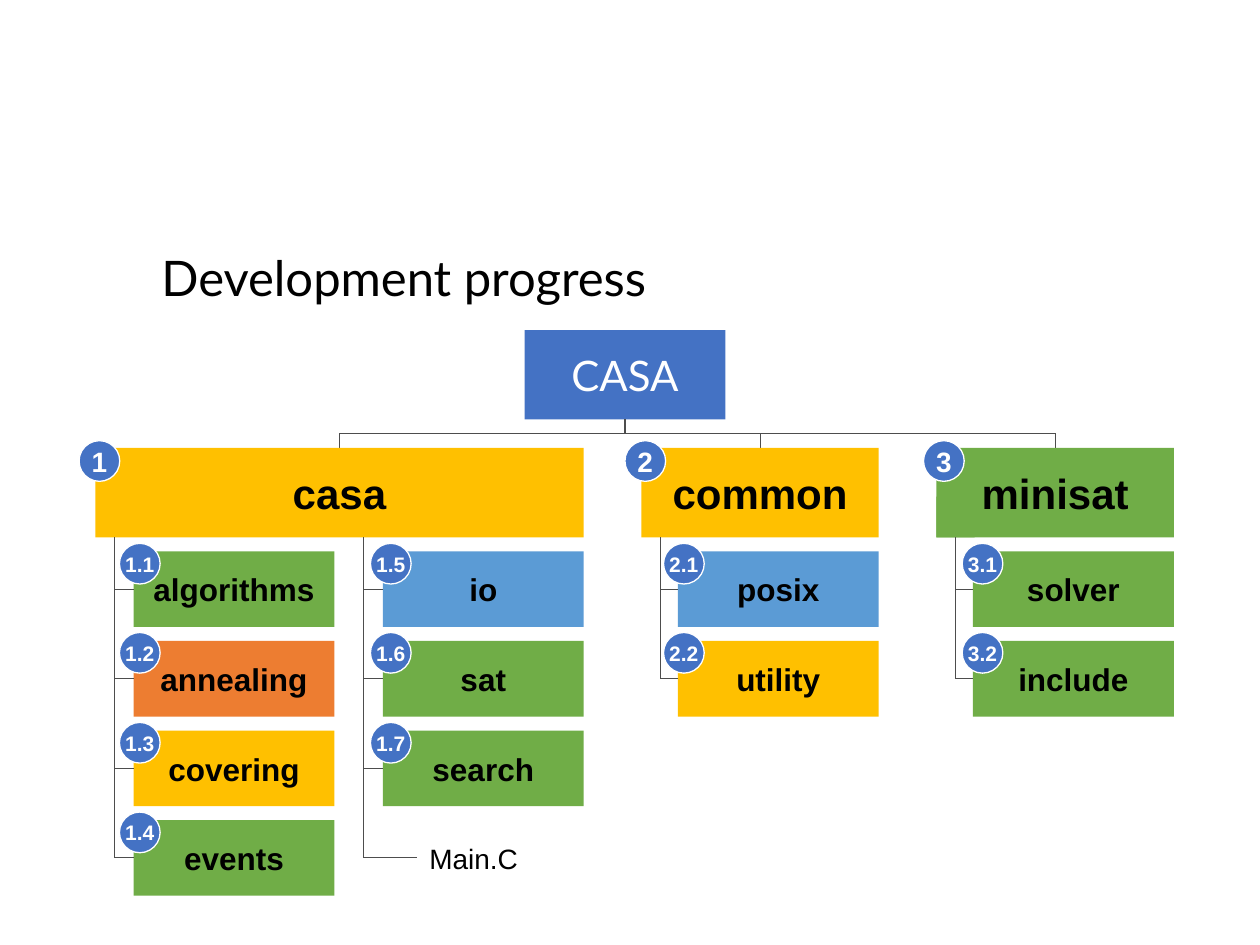
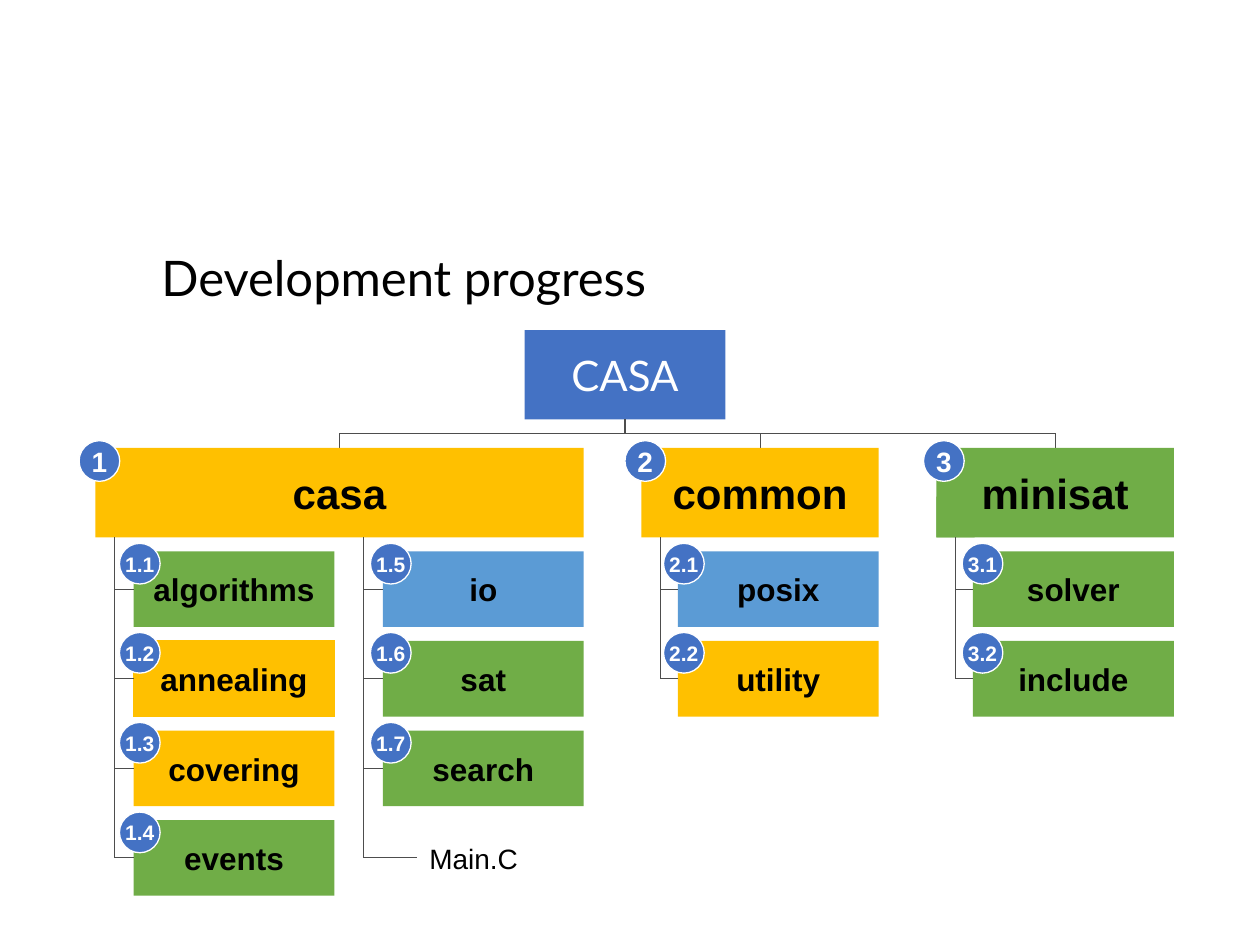
Before and after one commit to Plavit/CASA-refactor, a slide deck: slide 10 of docs/WIP/CASA_May4_v1.pptx. Drawn at 1260x945 pixels with LibreOffice and Linux fonts; fonts in the diff are those of the drawing; background and template pictures are left out. Boxes give left, top, right and bottom in pixels: in the first picture for what was removed or moved away, otherwise in the second. Text is boxed around its words. In the diff, an @@ line names an element or a change of style, - is before the commit and + after.

```diff
--- a/docs/WIP/CASA_May4_v1.pptx
+++ b/docs/WIP/CASA_May4_v1.pptx
@@ rectangle "annealing" at bbox=[134, 641, 334, 717]: fill #ED7D31 to #FFC000; outline none to #FFC000 1 pt @@
```
Also in this commit, not shown: 1 other slide changed, 6 other files.
